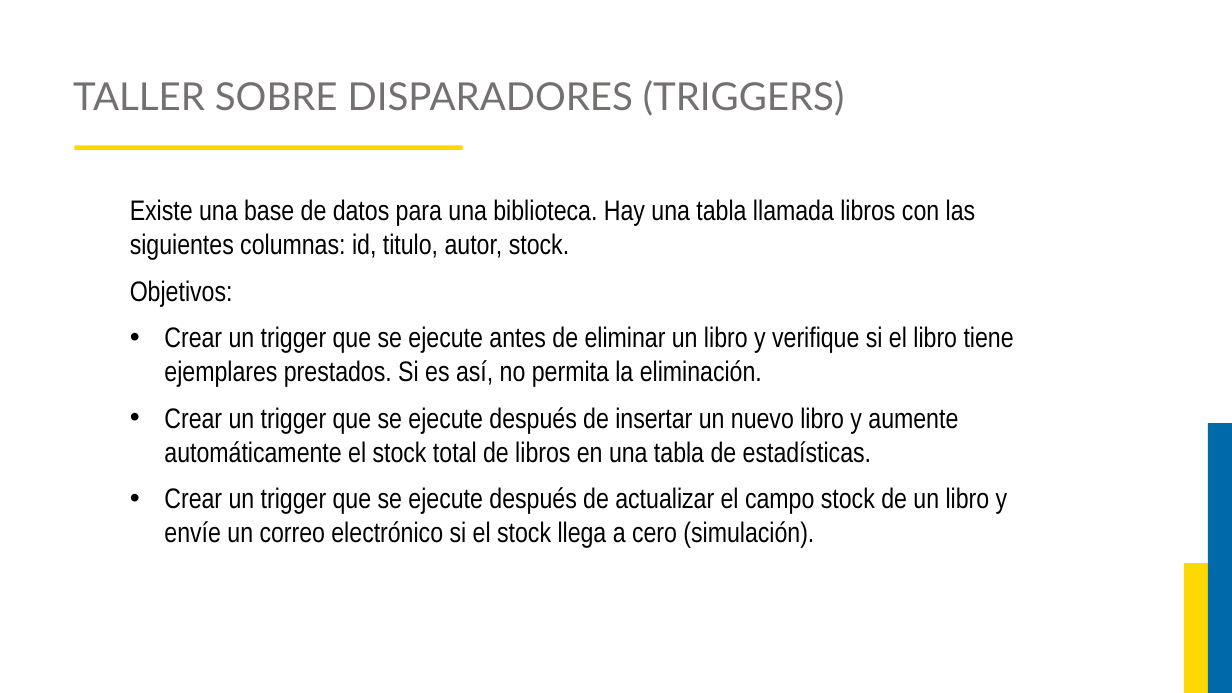
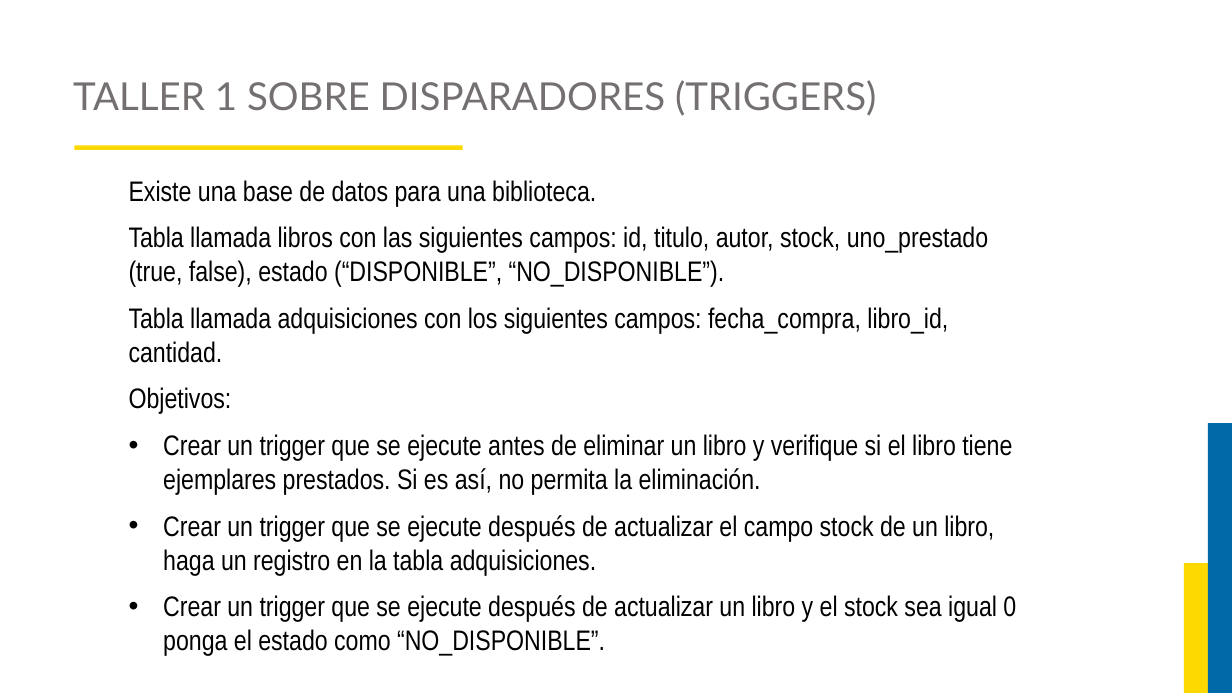
Before and after one commit to JorgeAlejandroAguirreGutierrez/proyecto-luis, a slide deck: slide 100 of Curso Base de Datos 2/Diapositivas.pptx (slide 73 before the commit). Drawn at 1232x693 pixels with LibreOffice and Linux fonts; fonts in the diff are those of the drawing; background and template pictures are left out. Boxes give left, top, right and bottom in pixels: in the first picture for what was removed or moved away, otherwise in the second. Text is boxed around its words. In the diff, an @@ line names an element or a change of style, - is before the commit and + after.

```diff
--- a/Curso Base de Datos 2/Diapositivas.pptx
+++ b/Curso Base de Datos 2/Diapositivas.pptx
@@ title at <box>73,80,876,116</box>: text changed @@
-TALLER SOBRE DISPARADORES (TRIGGERS)
+TALLER 1 SOBRE DISPARADORES (TRIGGERS)
@@ text "Existe una base de datos ...": place and size @@
-text "Existe una base de datos ..." at <box>130,199,1014,548</box>
+text "Existe una base de datos ..." at <box>129,180,1016,656</box>
@@ text at <box>129,180,988,363</box>: text changed @@
-Existe una base de datos para una biblioteca. Hay una tabla llamada libros con las siguientes columnas: id, titulo, autor, stock.
+Existe una base de datos para una biblioteca.
+Tabla llamada libros con las siguientes campos: id, titulo, autor, stock, uno_prestado (true, false), estado (“DISPONIBLE”, “NO_DISPONIBLE”).
+Tabla llamada adquisiciones con los siguientes campos: fecha_compra, libro_id, cantidad.
@@ text at <box>163,515,1016,656</box>: text changed @@
-• Crear un trigger que se ejecute después de insertar un nuevo libro y aumente automáticamente el stock total de libros en una tabla de estadísticas.
-• Crear un trigger que se ejecute después de actualizar el campo stock de un libro y envíe un correo electrónico si el stock llega a cero (simulación).
+• Crear un trigger que se ejecute después de actualizar el campo stock de un libro, haga un registro en la tabla adquisiciones.
+• Crear un trigger que se ejecute después de actualizar un libro y el stock sea igual 0 ponga el estado como “NO_DISPONIBLE”.
```
Also in this commit, not shown: 16 other slides changed, 35 slides added, 3 slides removed, 10 other files.
